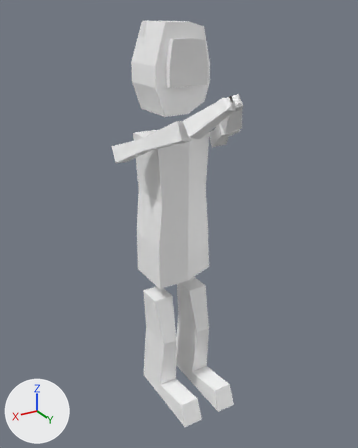
What one commit did to the FBX model Assets/PlayerModel.fbx.
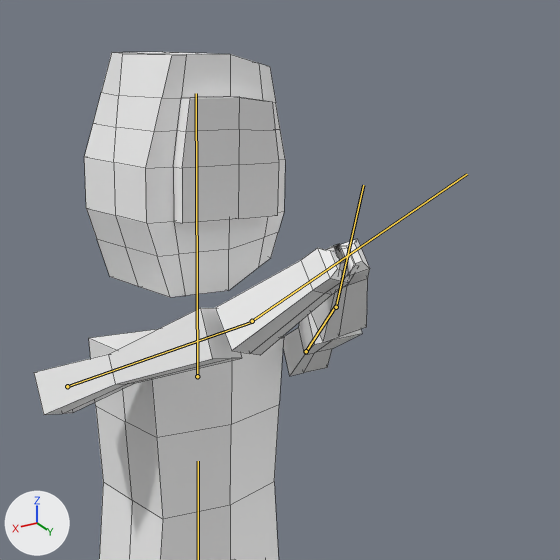
Old and new are each drawn whole from a camera (50 mm lens) standing at (7.46, 12.61, 12.38) and looking at (0.35, 0.76, 6.45) and again close up on the part from 27% to 89% of the width and 0% to 49% of the height. Lighting does not change. The marker at lower left points along +X, +Y and +Z. Both versions are drawn at frame 1 of the action 'Armature|Jump'; the numbers are the values there. The bones that bend it are drawn over the model as lines in the close-ups. The close-ups show mesh edges as thin lines.
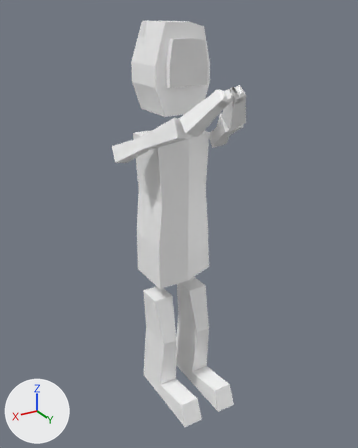
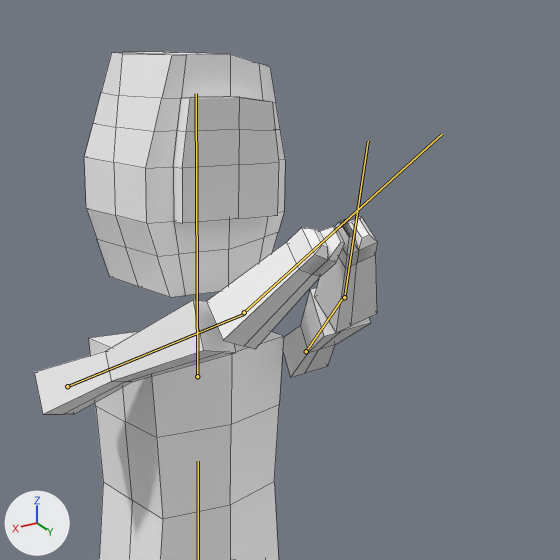
The change, as a diff of the scene's bpy script:
```diff
--- a/Assets/PlayerModel.fbx.py
+++ b/Assets/PlayerModel.fbx.py
@@ bone_lefthand1 @@
 bone_lefthand1 = bpy.data.objects['Armature'].pose.bones['LeftHand1']  # child of 'Body'
-bone_lefthand1.rotation_quaternion = (0.52, 0.187, -0.135, -0.822)  # degrees (25, 10, -113)
+bone_lefthand1.rotation_quaternion = (0.54, 0.219, -0.135, -0.802)  # degrees (28, 12, -109)
@@ bone_lefthand2 @@
 bone_lefthand2 = bpy.data.objects['Armature'].pose.bones['LeftHand2']  # child of 'LeftHand1'
-bone_lefthand2.rotation_quaternion = (0.991, 0.119, 0.057, 0.001)  # degrees (14, 6, 1)
+bone_lefthand2.rotation_quaternion = (0.983, 0.164, 0.078, 0.002)  # degrees (19, 9, 2)
@@ bone_righthand2_001 @@
 bone_righthand2_001 = bpy.data.objects['Armature'].pose.bones['RightHand2.001']  # child of 'Body'
-bone_righthand2_001.rotation_quaternion = (0.524, -0.187, 0.116, -0.823)  # degrees (-23, -11, -113)
+bone_righthand2_001.rotation_quaternion = (0.542, -0.218, 0.115, -0.803)  # degrees (-26, -13, -109)
@@ bone_righthand2 @@
 bone_righthand2 = bpy.data.objects['Armature'].pose.bones['RightHand2']  # child of 'RightHand2.001'
-bone_righthand2.rotation_quaternion = (0.991, -0.12, -0.056, 0.0)  # degrees (-14, -6, 1)
+bone_righthand2.rotation_quaternion = (0.983, -0.165, -0.077, 0.0)  # degrees (-19, -9, 2)
```

Boxes [x1, y1, x2, y2] around the edits, measured in the close-ups (560 x 560 px):
'Cube.002', posed
    before: [34, 52, 370, 560]
    after: [34, 52, 378, 560]
bone 'LeftHand1', root to tip
    before: (306, 351) to (336, 305)
    after: (306, 351) to (344, 295)
bone 'LeftHand2', root to tip
    before: (336, 307) to (363, 185)
    after: (344, 297) to (368, 141)
bone 'RightHand2.001', root to tip
    before: (67, 386) to (252, 322)
    after: (67, 386) to (244, 314)
bone 'RightHand2', root to tip
    before: (252, 321) to (467, 174)
    after: (244, 312) to (442, 134)
